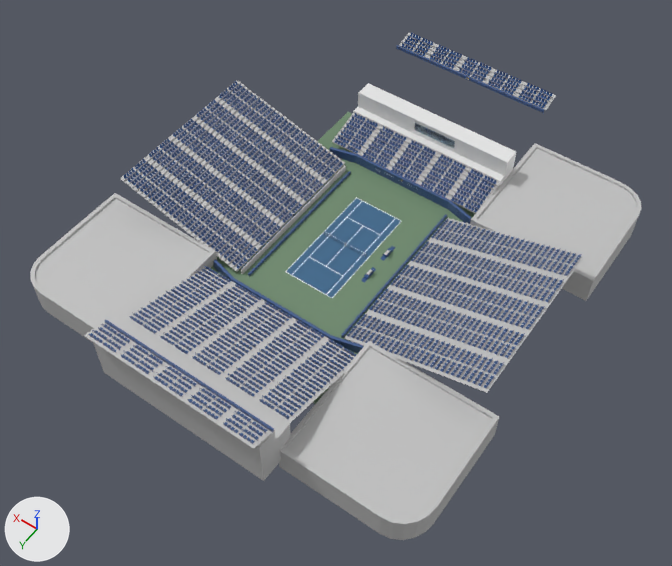
Before and after pictures for a commit that changed the Blender file assets/models/stadium/stadium.blend.
Camera for both pictures: a 50 mm camera at (-66.8, 96.5, 138.3) aimed at (-3.3, 7.6, -1.4). The lights are fixed; the arrows at lower left show +X, +Y and +Z.
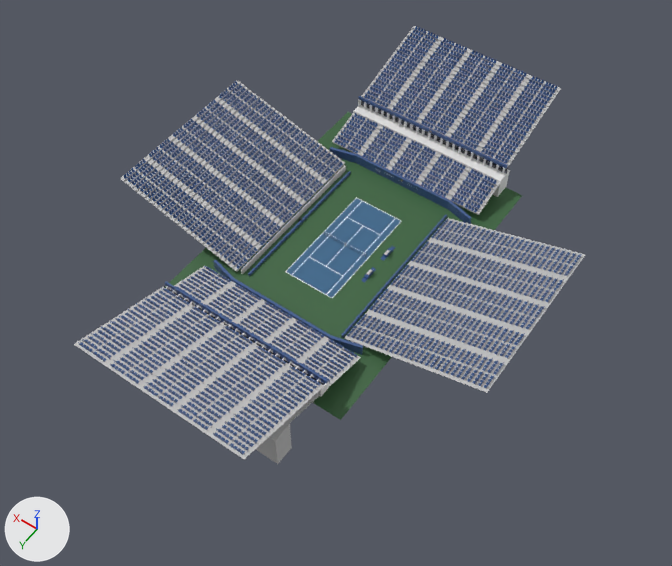
Location of each change, [x1, y1, x2, y2] in pixels of the pictures (672 x 566 px):
'Cube.024', deleted: before [279, 341, 499, 540]
'Cube.023', moved, turned, modifiers changed: before [84, 323, 271, 449]; after [74, 287, 324, 460]
'Plane', recoloured, surface changed: [165, 112, 523, 420] in both
'Cube.032', deleted: before [30, 193, 217, 342]
'Cube.034', moved, modifiers changed: before [399, 32, 556, 111]; after [361, 26, 561, 166]
'Cube.006', deleted: before [470, 143, 641, 301]
'Cube.017', deleted: before [93, 323, 278, 481]
'Cube.028', deleted: before [358, 83, 517, 177]
'WestPanel.003', deleted: before [105, 320, 274, 432]
'WestPanel.002', added: after [165, 281, 328, 384]
'Cube.029', recoloured, surface changed, mesh rescaled, moved (261% wider, 188% taller): before [415, 123, 455, 148]; after [361, 100, 508, 174]
'Cube.019', recoloured: [358, 99, 505, 175] in both
'Cube.013', added: after [166, 286, 328, 396]
'Cube.010', shown: after [164, 286, 324, 385]
'Cube.016', unchanged, covered by the edit: before [117, 318, 291, 463]; after [256, 421, 292, 464]

Patch to the scene script:
```diff
--- a/assets/models/stadium/stadium.blend.py
+++ b/assets/models/stadium/stadium.blend.py
@@ mat_glass @@
 mat_glass = principled_material('glass')
-mat_glass.base_color = (0.441, 0.753, 1.0)  # blue #b1e1ff
-mat_glass.metallic = 0.208
-mat_glass.roughness = 0.0
+mat_glass.base_color = (0.01, 0.0169, 0.0448)  # dark blue #19233c
+mat_glass.metallic = 0.207
+mat_glass.roughness = 0.17
 mat_glass.ior = 1.45
-mat_glass.alpha = 0.48
+mat_glass.alpha = 0.762
 mat_glass.transmission_weight = 1.0
@@ mat_green @@
 n1 = _N.new('ShaderNodeBsdfPrincipled'); n1.name = 'Principled BSDF'
 n1.subsurface_method = 'RANDOM_WALK_SKIN'
-n1.inputs[0].default_value = (0.153, 0.25, 0.15, 1.0)  # 'Base Color', green #6d896c
+n1.inputs[0].default_value = (0.0411, 0.126, 0.0462, 1.0)  # 'Base Color', dark green #39633d
 n2 = _N.new('ShaderNodeTexImage'); n2.name = 'Image Texture'
@@ mat_green @@
 n3 = _N.new('ShaderNodeMapping'); n3.name = 'Mapping'
+n3.inputs[3].default_value = (1.0, 2.6, 1.0)  # 'Scale'
 n4 = _N.new('ShaderNodeTexCoord'); n4.name = 'Texture Coordinate'
@@ me_cube_028 @@
 # used by ob_cube_010; location = (35.4, 0.1, 9.8); rotation_euler = (0.0, 0.0, 11.0), in degrees (0, 0, 270)
-me_cube_028.from_pydata(...)  # 192 vertices, 190 faces; spans x -17.5..17.5, y -16.4..4.2, z -9.7..10.7
-me_cube_028.materials.append(mat_white_gray)  # light grey #c2c2c2
+me_cube_028.from_pydata(...)  # 8 vertices, 6 faces; spans x -1.0..6.6, y -1.0..1.0, z -1.0..1.0
+# me_cube_028 part 2: the whole mesh is rebuilt
+me_cube_028.materials.append(mat_glass)  # dark blue #19233c
@@ me_cube_024 @@
 me_cube_024.from_pydata(...)  # 8 vertices, 6 faces; spans x -1.0..1.0, y -1.0..1.0, z -1.0..1.0
-me_cube_024.materials.append(mat_black)  # black #2e2e2e
@@ me_cube_048 @@
 me_cube_048.from_pydata(...)  # 8 vertices, 6 faces; spans x -1.0..1.0, y -1.0..1.0, z -1.0..1.0
 # used by ob_cube_029; location = (-1.1, -30.2, 6.6); rotation_euler = (0.0, 0.0, 3.142), in degrees (0, 0, 180); scale = (4.68, 0.0248, 1.0)
+# me_cube_048 part 1: the whole mesh is scaled about its middle by (3.8, 1, 1), then moved by (2.8, 0.0, 0.0)
 me_cube_048.materials.append(mat_glass)
@@ col_collection_001 @@
 col_collection_001 = bpy.data.collections.new('Collection.001')
-col_collection_001.objects.link(ob_cube_020)
+col_collection_001.objects.link(ob_court_001)
+col_collection_001.objects.link(ob_netpostright)
+col_collection_001.objects.link(ob_netpostleft)
+col_collection_001.objects.link(ob_netholder)
+col_collection_001.objects.link(ob_netholdertop)
+col_collection_001.objects.link(ob_plane_005)
+col_collection_001.objects.link(ob_mercedes_alpha)
+col_collection_001.objects.link(ob_mercedes_alpha_001)
+col_collection_001.objects.link(ob_bottom_net)
@@ col_collection_002 @@
+col_collection_002 = bpy.data.collections.new('Collection.002')
+col_collection_002.objects.link(ob_cube_020)
@@ ob_court @@
 ob_court.instance_type = 'COLLECTION'
-ob_court.instance_collection = col_collection
+ob_court.instance_collection = col_collection_001
@@ ob_cube_006 @@
-ob_cube_006 = bpy.data.objects.new('Cube.006', me_cube_016)
@@ ob_cube_010 @@
 ob_cube_010 = bpy.data.objects.new('Cube.010', me_cube_028)
-ob_cube_010.location = (35.4, 0.1, 9.8)
-ob_cube_010.rotation_euler = (0.0, 0.0, 11.0)  # degrees (0, 0, 270)
-ob_cube_010.hide_set(True)
+ob_cube_010.location = (-13.2, 31.1, 5.5)
+ob_cube_010.rotation_euler = (0.0, 0.0, 6.283)  # degrees (0, 0, 360)
+ob_cube_010.scale = (4.68, 0.0248, 1.0)
@@ ob_cube_017 @@
-ob_cube_017 = bpy.data.objects.new('Cube.017', me_cube_023)
@@ ob_cube_019 @@
 ob_cube_019.scale = (0.797, 0.0712, 1.0)
+_m = ob_cube_019.modifiers.new('Array', 'ARRAY')
+_m.count = 25
+_m.relative_offset_displace = (-6.5, 0.0, 0.0)
@@ ob_cube_023 @@
 ob_cube_023 = bpy.data.objects.new('Cube.023', me_cube_033)
-ob_cube_023.location = (-14.3, 45.9, 12.1)
+ob_cube_023.location = (-14.3, 32.1, 7.5)
+ob_cube_023.rotation_euler = (0.0, 0.0, 6.283)  # degrees (0, 0, 360)
 ob_cube_023.scale = (0.25, 0.25, 0.05)
 _m = ob_cube_023.modifiers.new('Array', 'ARRAY')
-_m.count = 1
+_m.count = 5
 _m.relative_offset_displace = (0.0, 1.0, 0.66)
@@ ob_cube_024 @@
-ob_cube_024 = bpy.data.objects.new('Cube.024', me_cube_039)
@@ ob_cube_028 @@
-ob_cube_028 = bpy.data.objects.new('Cube.028', me_cube_047)
@@ ob_cube_029 @@
 ob_cube_029 = bpy.data.objects.new('Cube.029', me_cube_048)
-ob_cube_029.location = (-1.1, -30.2, 6.6)
+ob_cube_029.location = (13.2, -31.1, 5.5)
 ob_cube_029.rotation_euler = (0.0, 0.0, 3.142)  # degrees (0, 0, 180)
@@ ob_cube_032 @@
-ob_cube_032 = bpy.data.objects.new('Cube.032', me_cube_050)
@@ ob_cube_034 @@
 ob_cube_034 = bpy.data.objects.new('Cube.034', me_cube_054)
-ob_cube_034.location = (14.3, -46.2, 11.7)
+ob_cube_034.location = (14.3, -32.1, 7.5)
 ob_cube_034.rotation_euler = (0.0, 0.0, 3.142)  # degrees (0, 0, 180)
@@ ob_cube_034 @@
 _m = ob_cube_034.modifiers.new('Array', 'ARRAY')
-_m.count = 1
+_m.count = 5
 _m.relative_offset_displace = (0.0, 1.0, 0.66)
@@ ob_westpanel_003 @@
-ob_westpanel_003 = bpy.data.objects.new('WestPanel.003', me_cube_055)
@@ ob_collection_001 @@
 ob_collection_001 = bpy.data.objects.new('Collection.001', None)
-ob_collection_001.location = (11.8, 0.0, 0.0)
+ob_collection_001.location = (11.0, 0.0, 0.0)
+ob_collection_001.rotation_euler = (0.0, 0.0, 3.142)  # degrees (0, 0, 180)
 ob_collection_001.instance_type = 'COLLECTION'
-ob_collection_001.instance_collection = col_collection_001
+ob_collection_001.instance_collection = col_collection_002
@@ ob_cube_013 @@
+ob_cube_013 = bpy.data.objects.new('Cube.013', me_cube_017)  # a box spanning x -1.0..1.0, y -1.0..1.0, z -1.0..1.0; modifiers ARRAY
+ob_cube_013.location = (-17.8, 31.3, 5.6)
+ob_cube_013.rotation_euler = (0.0, 0.0, 3.142)  # degrees (0, 0, 180)
+ob_cube_013.scale = (0.112, 1.0, 1.0)
@@ ob_westpanel_002 @@
+ob_westpanel_002 = bpy.data.objects.new('WestPanel.002', me_cube_003.copy())  # the mesh of ob_westpanel_004
+ob_westpanel_002.location = (0.0, -14.1, -4.3)
+ob_westpanel_002.rotation_euler = (0.0, 0.0, 18.85)  # degrees (0, 0, 0)
+ob_westpanel_002.scale = (0.913, 1.0, 1.0)
```
